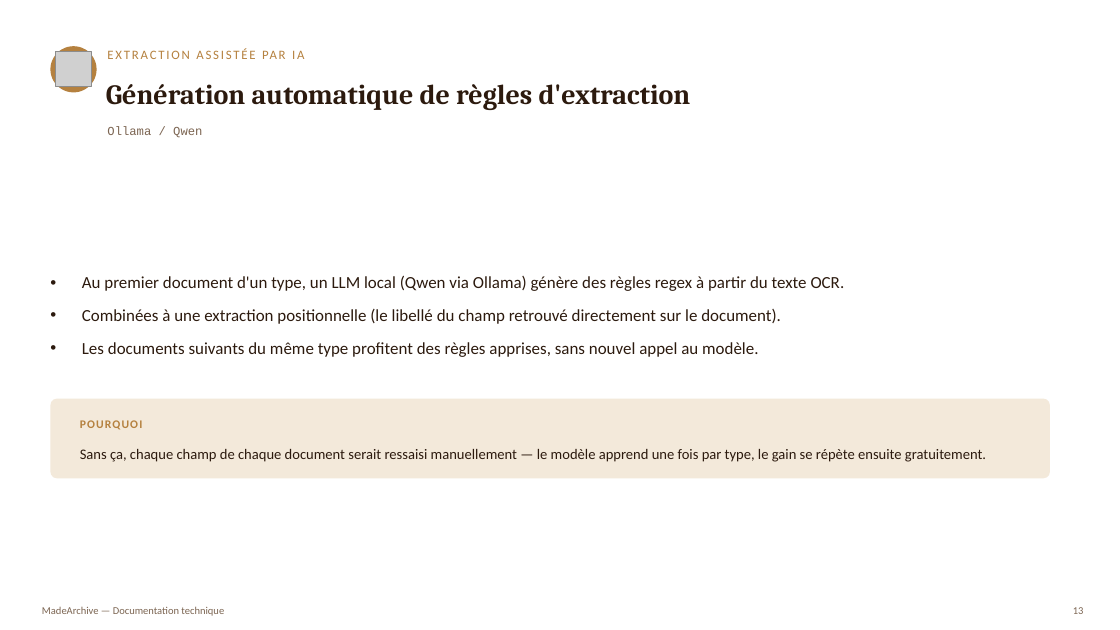
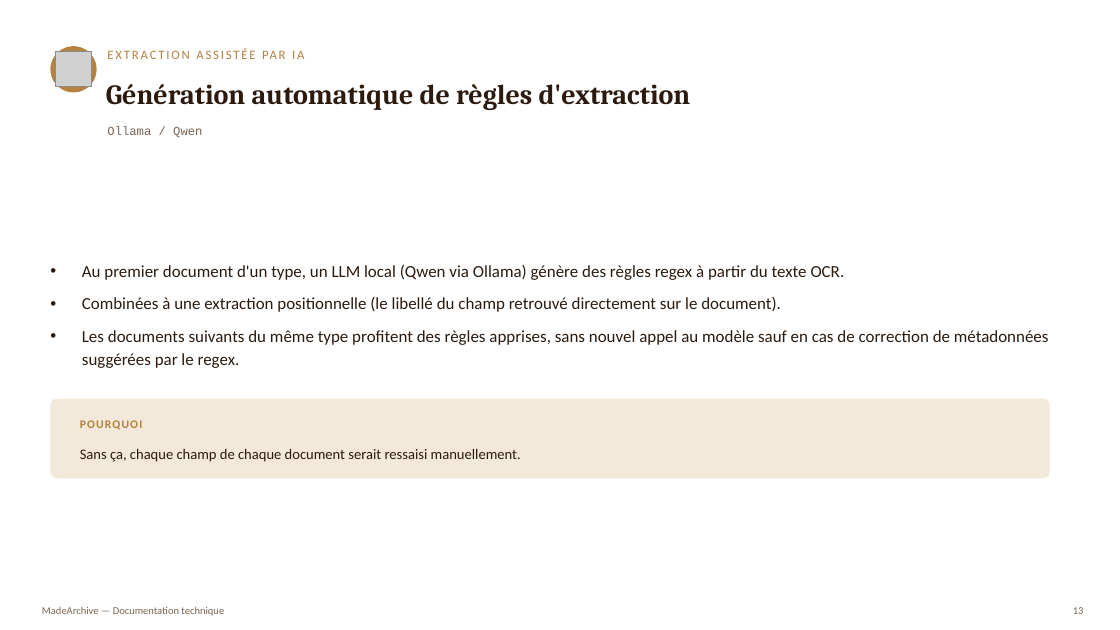
Before and after one commit to Lloyd-koutele/MadeArchive, a slide deck: slide 13 of docs/documentation-application.pptx. Drawn at 1120x630 pixels with LibreOffice and Linux fonts; fonts in the diff are those of the drawing; grey boxes stand for pictures. Boxes give left, top, right and bottom in pixels: in the first picture for what was removed or moved away, otherwise in the second. Text is boxed around its words. In the diff, an @@ line names an element or a change of style, - is before the commit and + after.

```diff
--- a/docs/documentation-application.pptx
+++ b/docs/documentation-application.pptx
@@ text at (82,330,1049,368): text changed @@
-• Les documents suivants du même type profitent des règles apprises, sans nouvel appel au modèle.
+• Les documents suivants du même type profitent des règles apprises, sans nouvel appel au modèle sauf en cas de correction de métadonnées suggérées par le regex.
@@ text at (80,449,521,462): text changed @@
-Sans ça, chaque champ de chaque document serait ressaisi manuellement — le modèle apprend une fois par type, le gain se répète ensuite gratuitement.
+Sans ça, chaque champ de chaque document serait ressaisi manuellement.
```
Also in this commit, not shown: 29 other slides changed, 8 slides removed, 15 other files.
